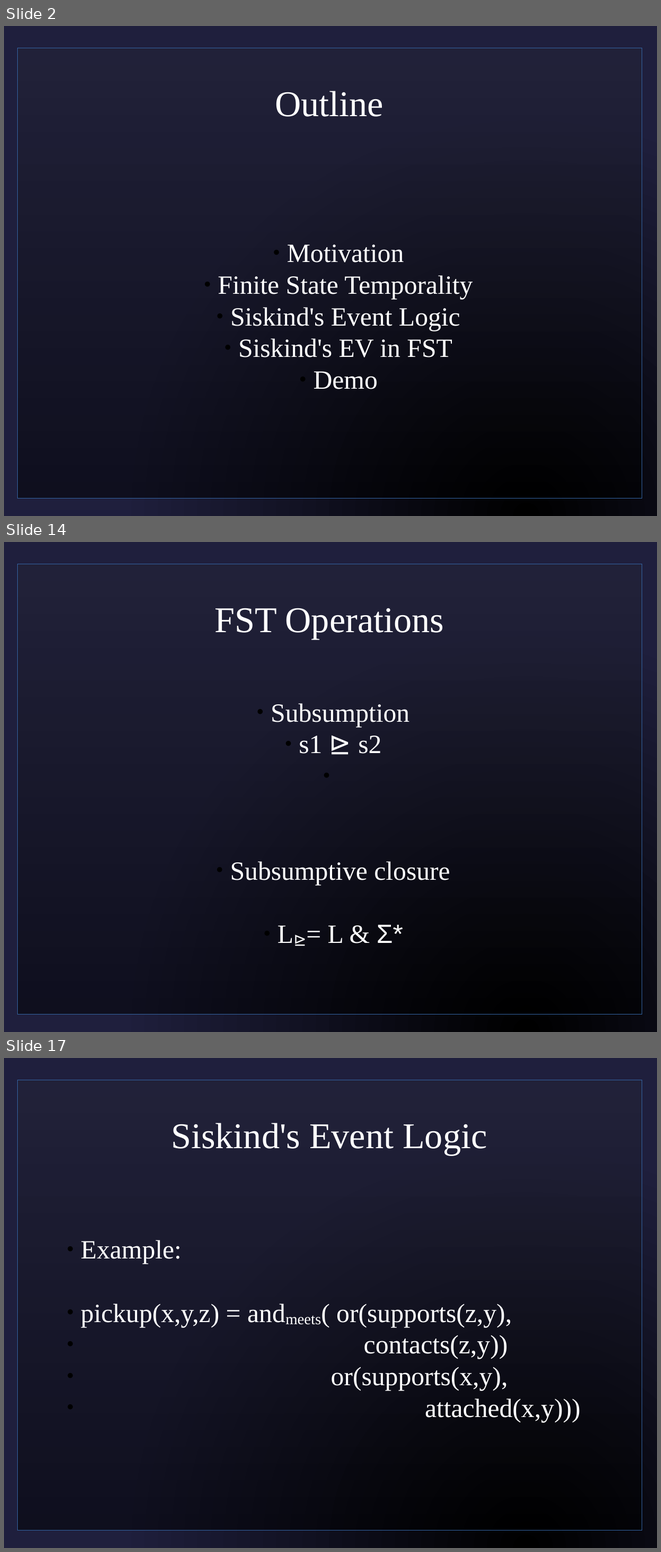
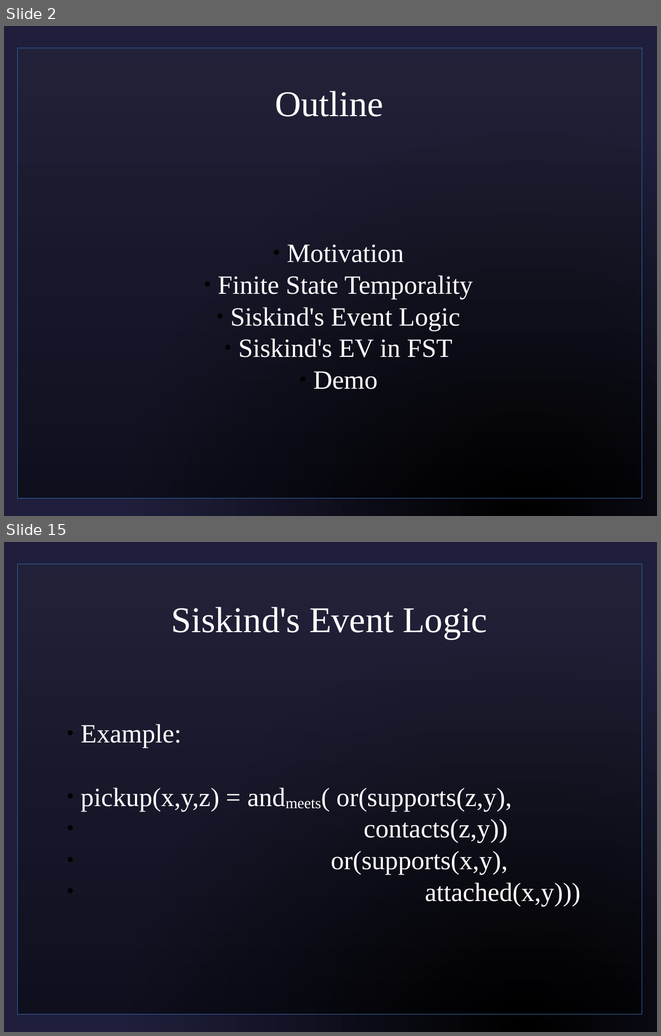
Before and after one commit to sjf/eventlogic, a slide deck: pres1.odp. Shown one above the other, each under a label of ours: slides 2, 14 and 17 before the commit, slides 2 and 15 after it; the slides between them are not shown. The pictures are 661x1552 and 661x1036 pixels, drawn with LibreOffice and Linux fonts; fonts in the diff are those of the drawing; background and template pictures are left out. Boxes give left, top, right and bottom in pixels: in the first picture for what was removed or moved away, otherwise in the second. Text is boxed around its words. In the diff, an @@ line names an element or a change of style, - is before the commit and + after.

```diff
--- a/pres1.odp
+++ b/pres1.odp
@@ slide 14 removed at (x1=4, y1=542, x2=657, y2=1032), background picture (left out); not listed: 1 template element that a slide beside it also shows @@
@@ title removed at (x1=214, y1=608, x2=444, y2=640) @@
-FST Operations
@@ subtitle removed at (x1=230, y1=703, x2=450, y2=943) @@
-  ● Subsumption
-  ● s1 ⊵ s2
-  ● Subsumptive closure
-  ● L⊵= L & Σ*
@@ what was slide 17 is now slide 15 @@
```
Also in this commit, not shown: 12 slides changed, 5 other slides removed.
